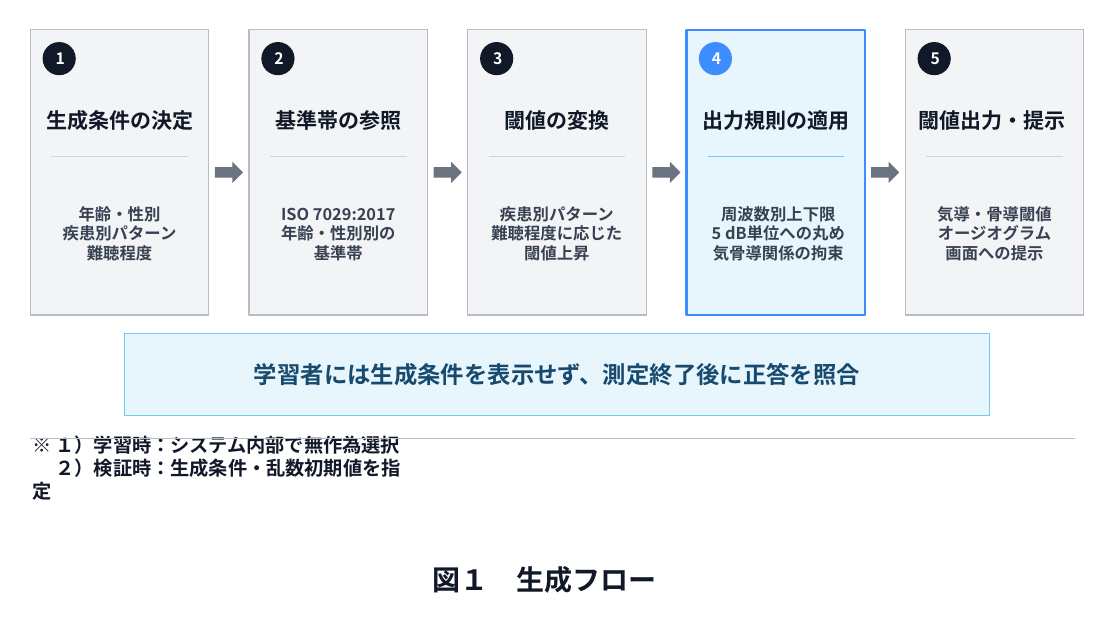
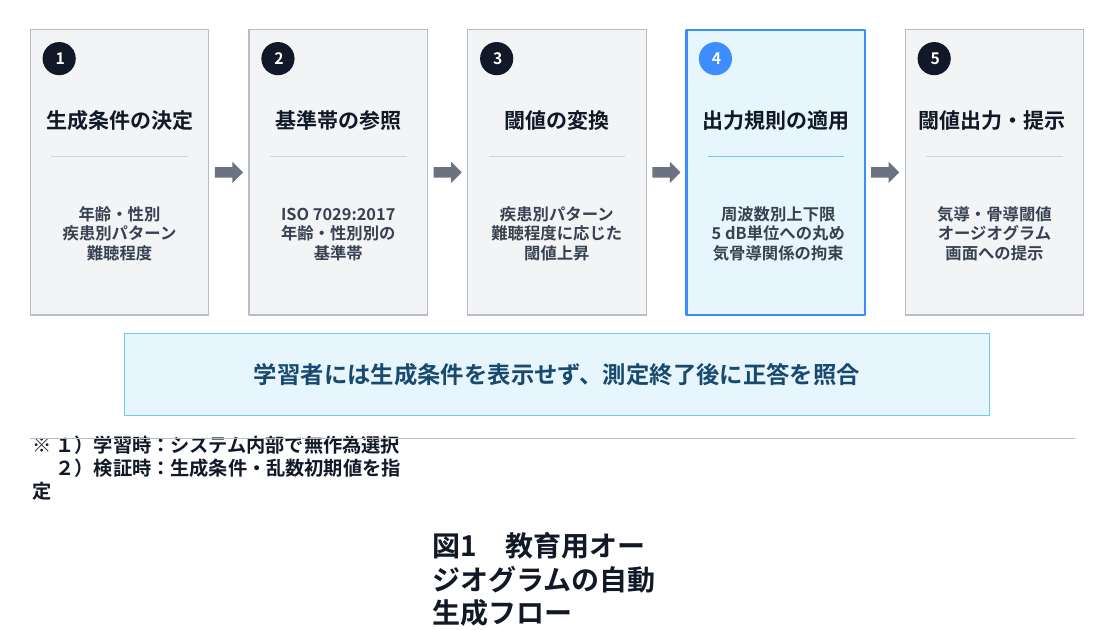
Before and after one commit to HIdechan-Maeda/Audiogram-masking-training-ver.2, a slide deck: slide 1 of docs/pilot-study/manuscripts/submission_v2.32/figures/Figure1~3_AudioScopeEDU_generation.pptx. Drawn at 1120x630 pixels with LibreOffice and Linux fonts; fonts in the diff are those of the drawing. Boxes give left, top, right and bottom in pixels: in the first picture for what was removed or moved away, otherwise in the second. Text is boxed around its words. In the diff, an @@ line names an element or a change of style, - is before the commit and + after.

```diff
--- a/docs/pilot-study/manuscripts/submission_v2.32/figures/Figure1~3_AudioScopeEDU_generation.pptx
+++ b/docs/pilot-study/manuscripts/submission_v2.32/figures/Figure1~3_AudioScopeEDU_generation.pptx
@@ text at [433,532,656,626]: text changed @@
-図１ 生成フロー
+図1 教育用オージオグラムの自動生成フロー
```
Also in this commit, not shown: 2 other slides changed, 9 other files.
